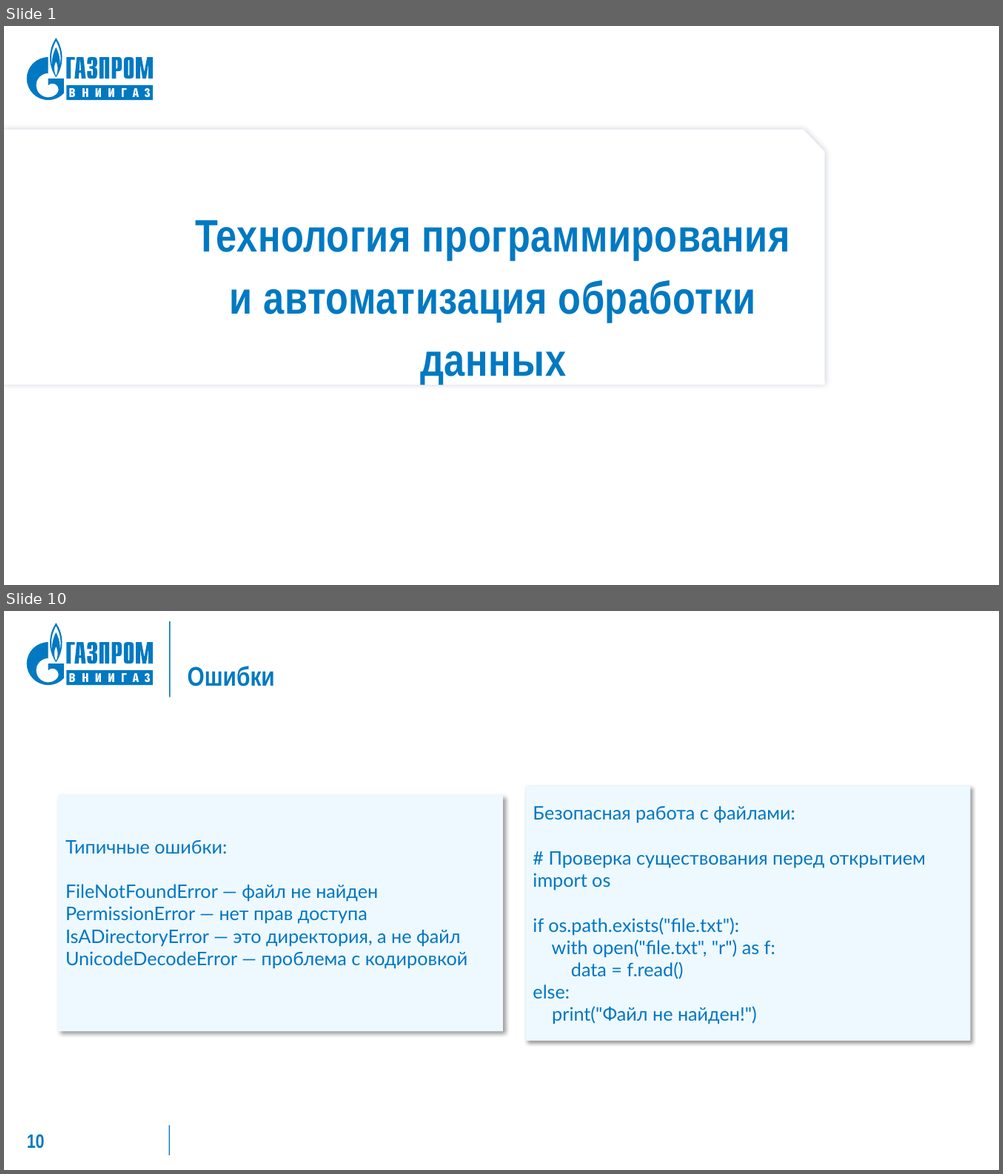
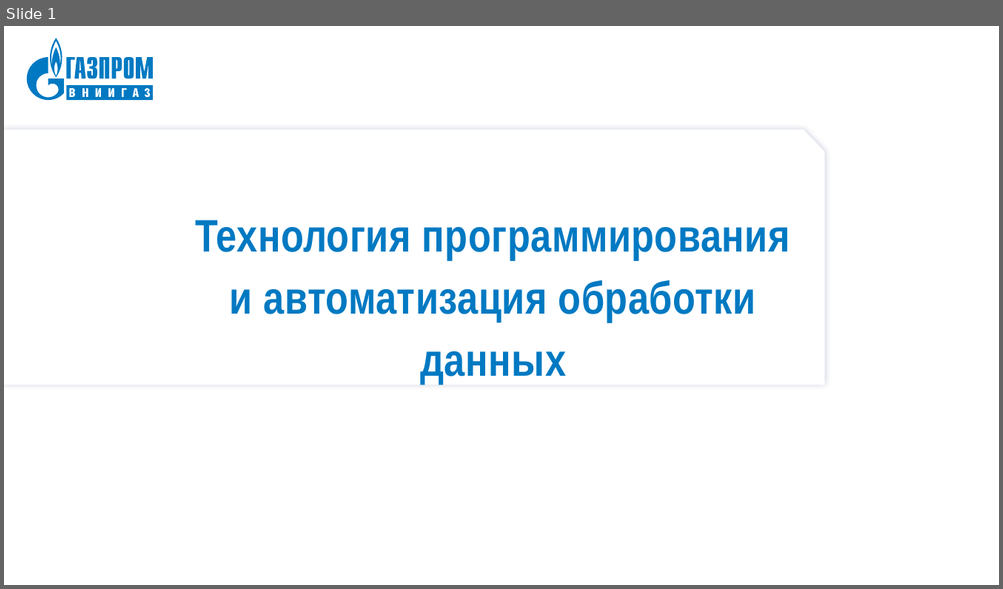
Before and after one commit to fryghts/Python_course, a slide deck: 15/15.pptx. Shown one above the other, each under a label of ours: slides 1 and 10 before the commit, slide 1 after it; the slides between them are not shown. The pictures are 1003x1174 and 1003x589 pixels, drawn with LibreOffice and Linux fonts; fonts in the diff are those of the drawing. Boxes give left, top, right and bottom in pixels: in the first picture for what was removed or moved away, otherwise in the second. Text is boxed around its words. In the diff, an @@ line names an element or a change of style, - is before the commit and + after.

```diff
--- a/15/15.pptx
+++ b/15/15.pptx
@@ slide 10 removed at [4,611,999,1170], background #FFFFFF; not listed: 10 template elements that a slide beside it also shows @@
@@ line removed from (170, 697) to (170, 621) @@
@@ title removed at [188,666,275,686] @@
-Ошибки
@@ rectangle removed at [526,786,970,1042] @@
-Безопасная работа с файлами:
-# Проверка существования перед открытием
-import os
-if os.path.exists("file.txt"):
-with open("file.txt", "r") as f:
-data = f.read()
-else:
-print("Файл не найден!")
@@ rectangle removed at [59,795,504,1032] @@
-Типичные ошибки:
-FileNotFoundError — файл не найден
-PermissionError — нет прав доступа
-IsADirectoryError — это директория, а не файл
-UnicodeDecodeError — проблема с кодировкой
@@ page number removed at [27,1134,45,1149] @@
-10
@@ line removed from (170, 1126) to (170, 1156) @@
```
Also in this commit, not shown: 1 slide changed, 2 slides added, 8 other slides removed, 5 other files.
